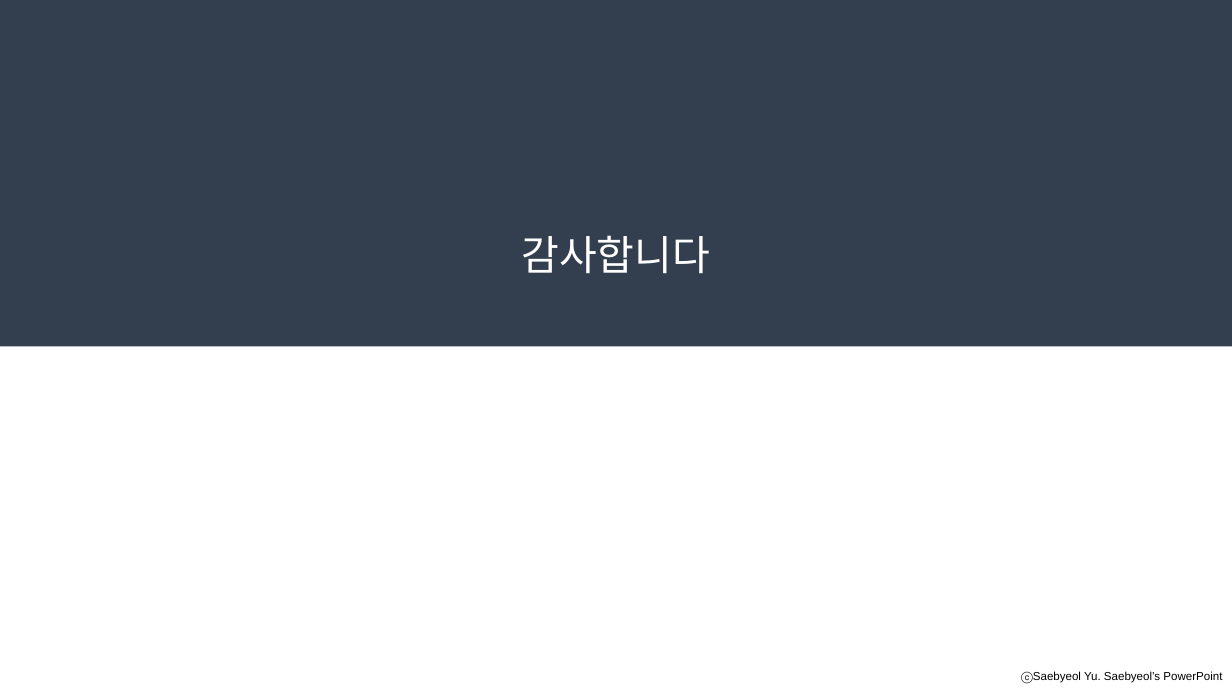
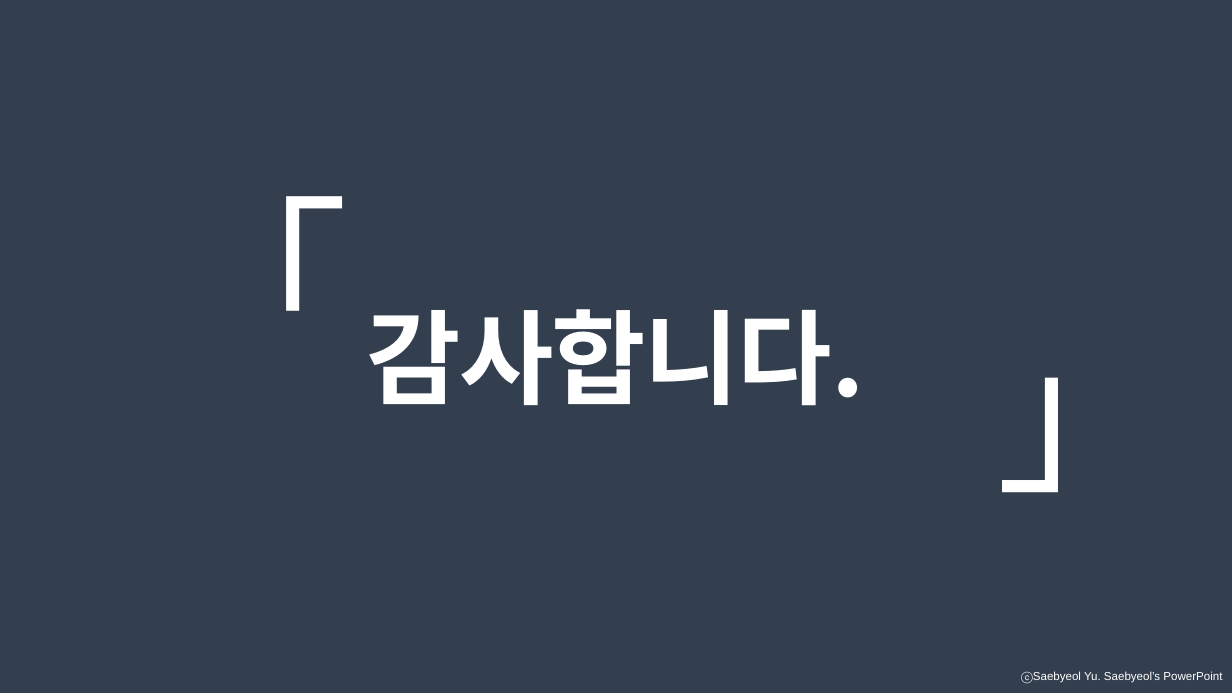
Before and after one commit to geoni4/summary, a slide deck: slide 21 of 프로젝트 발표자료 모음/jsp-servlet 발표 자료/jsp-servlet 발표자료.pptx (slide 39 before the commit). Drawn at 1232x693 pixels with LibreOffice and Linux fonts; fonts in the diff are those of the drawing; background and template pictures are left out. Boxes give left, top, right and bottom in pixels: in the first picture for what was removed or moved away, otherwise in the second. Text is boxed around its words. In the diff, an @@ line names an element or a change of style, - is before the commit and + after.

```diff
--- a/프로젝트 발표자료 모음/jsp-servlet 발표 자료/jsp-servlet 발표자료.pptx
+++ b/프로젝트 발표자료 모음/jsp-servlet 발표 자료/jsp-servlet 발표자료.pptx
@@ background picture (left out) to #333F50 @@
@@ rectangle removed at [0, 0, 1232, 347] @@
@@ text added at [171, 196, 348, 311], 138 pt, text #FFFFFF @@
+「
@@ text at [367, 309, 865, 406]: text changed; size 32 to 80 pt; bold on @@
-감사합니다
+감사합니다.
@@ text added at [997, 377, 1174, 493], 138 pt, text #FFFFFF @@
+」
@@ text "ⓒSaebyeol Yu. Saebyeol’s PowerPoint" at [1084, 671, 1222, 683]: text colour #000000 to #FFFFFF @@
```
Also in this commit, not shown: 1 other slide changed, 13 slides added, 14 slides removed.
